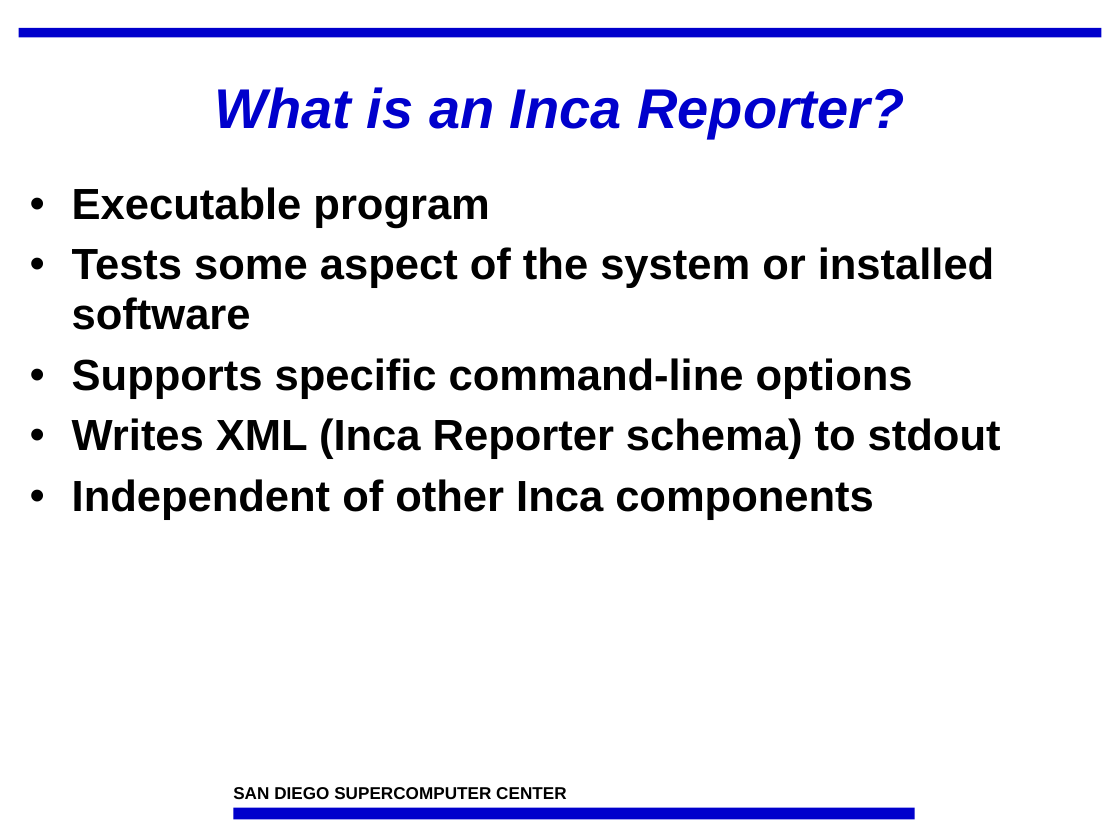
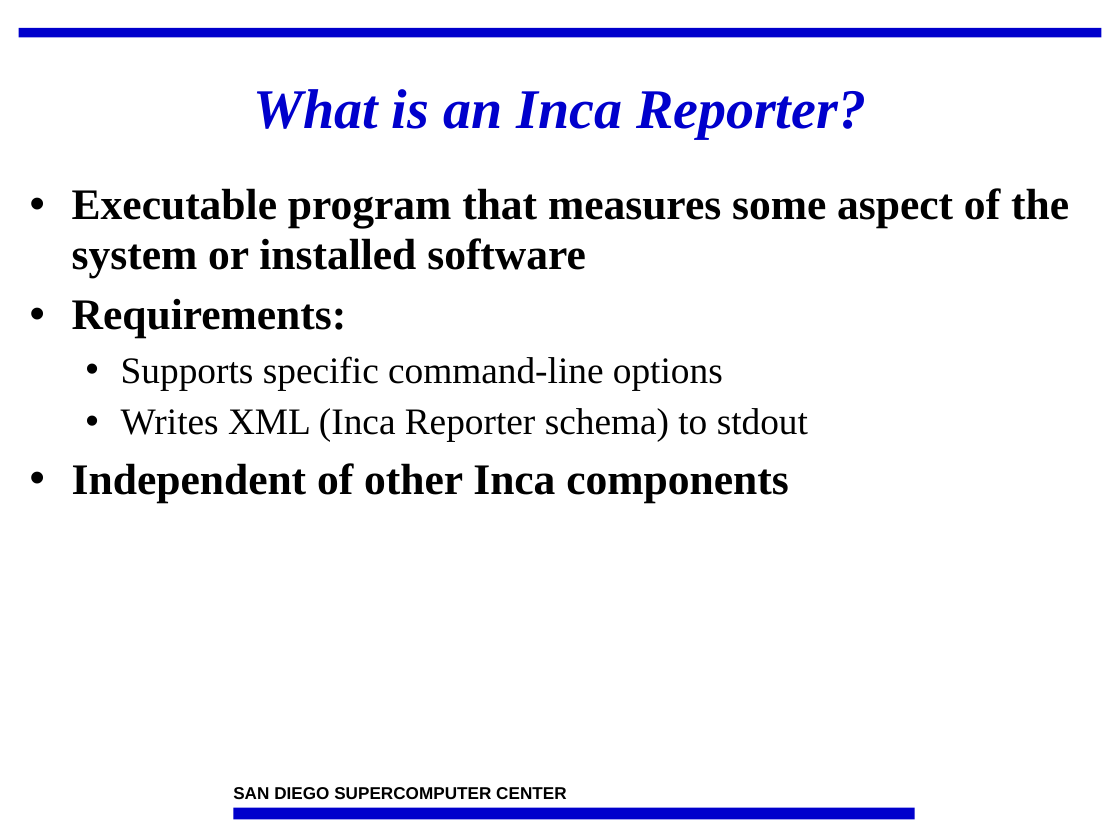
Before and after one commit to IncaProject/inca-xsede, a slide deck: slide 3 of talks/incaReporters.ppt. Drawn at 1120x840 pixels with LibreOffice and Linux fonts; fonts in the diff are those of the drawing; background and template pictures are left out. Boxes give left, top, right and bottom in pixels: in the first picture for what was removed or moved away, otherwise in the second. Text is boxed around its words. In the diff, an @@ line names an element or a change of style, - is before the commit and + after.

```diff
--- a/talks/incaReporters.ppt
+++ b/talks/incaReporters.ppt
@@ title "What is an Inca Reporter?" at (253,89,866,139): font Arial to Times New Roman @@
@@ text at (72,188,1069,338): text changed; font Arial to Times New Roman @@
-• Executable program
-• Tests some aspect of the system or installed software
+• Executable program that measures some aspect of the system or installed software
+• Requirements:
@@ text at (72,356,808,502): size 28 to 24 pt, bold off in "Supports specific command-line options", "Writes XML (Inca Reporter schema) to stdout"; font Arial to Times New Roman in "Supports specific command-line options", "Writes XML (Inca Reporter schema) to stdout", "Independent of other Inca components"; list level 1 to 2 in "Supports specific command-line options"; list level 1 to 2 in "Writes XML (Inca Reporter schema) ..." @@
```
Also in this commit, not shown: 22 other slides changed, 5 slides added.
